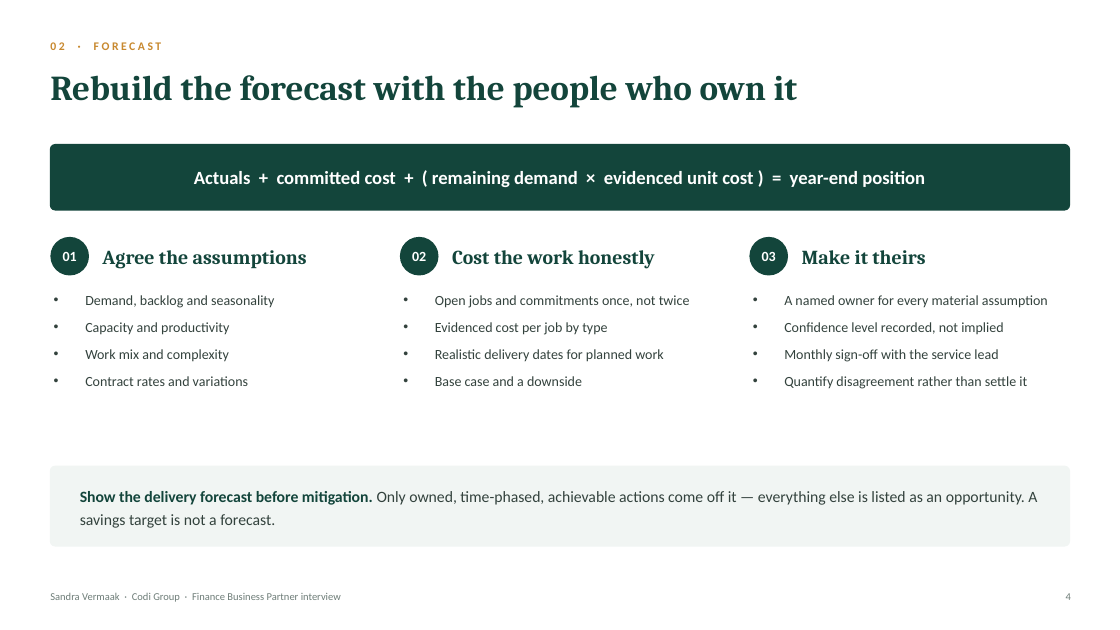
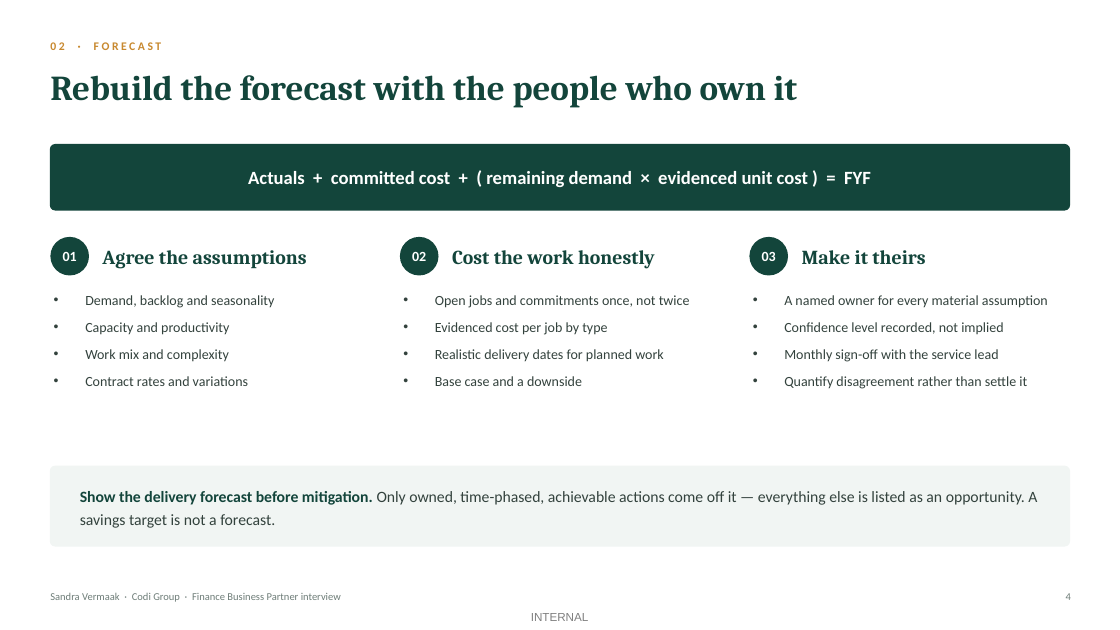
Before and after one commit to JustusVermaakSkystrm/rugby-rwc-2027, a slide deck: slide 4 of briefings/Codi_Presentation_Sandra_Vermaak.pptx. Drawn at 1120x630 pixels with LibreOffice and Linux fonts; fonts in the diff are those of the drawing. Boxes give left, top, right and bottom in pixels: in the first picture for what was removed or moved away, otherwise in the second. Text is boxed around its words. In the diff, an @@ line names an element or a change of style, - is before the commit and + after.

```diff
--- a/briefings/Codi_Presentation_Sandra_Vermaak.pptx
+++ b/briefings/Codi_Presentation_Sandra_Vermaak.pptx
@@ text at (248,171,871,187): text changed @@
-Actuals + committed cost + ( remaining demand × evidenced unit cost ) = year-end position
+Actuals + committed cost + ( remaining demand × evidenced unit cost ) = FYF
@@ text added at (531,613,589,621), 10 pt, text #000000 at 50% opacity @@
+INTERNAL
```
Also in this commit, not shown: 6 other slides changed, 1 other file.
